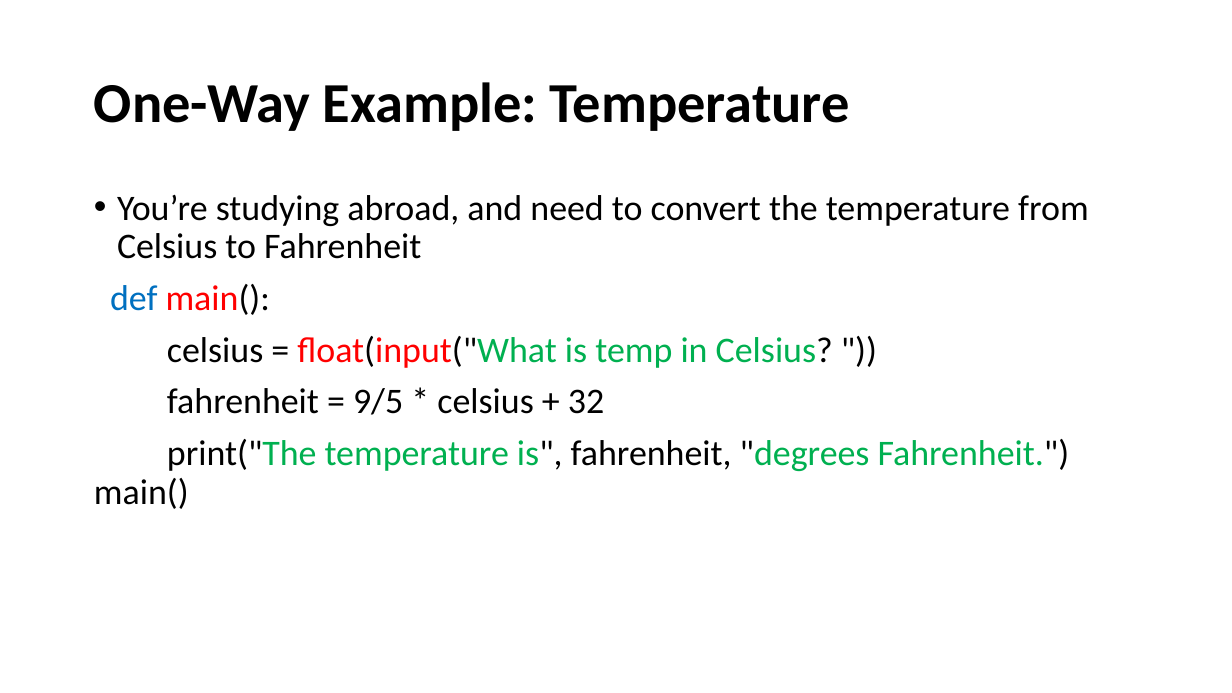
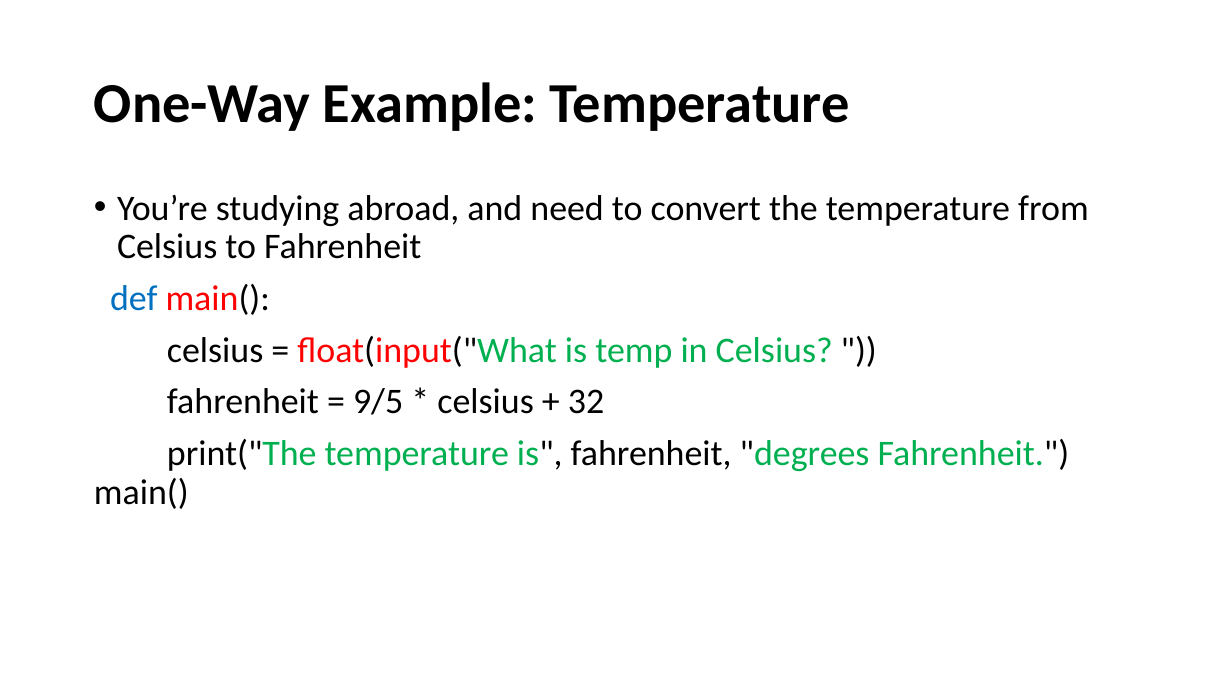
Before and after one commit to HKohin/Python-for-Upward-Bound-Program, a slide deck: slide 14 of PYTHON_6_Decision Structures.pptx. Drawn at 1232x693 pixels with LibreOffice and Linux fonts; fonts in the diff are those of the drawing. Boxes give left, top, right and bottom in pixels: in the first picture for what was removed or moved away, otherwise in the second. Text is boxed around its words. In the diff, an @@ line names an element or a change of style, - is before the commit and + after.

```diff
--- a/PYTHON_6_Decision Structures.pptx
+++ b/PYTHON_6_Decision Structures.pptx
@@ text at <box>167,336,833,368</box>: text colour #000000 to #00B050 in "Celsius?" @@
```
Also in this commit, not shown: 3 other slides changed.
